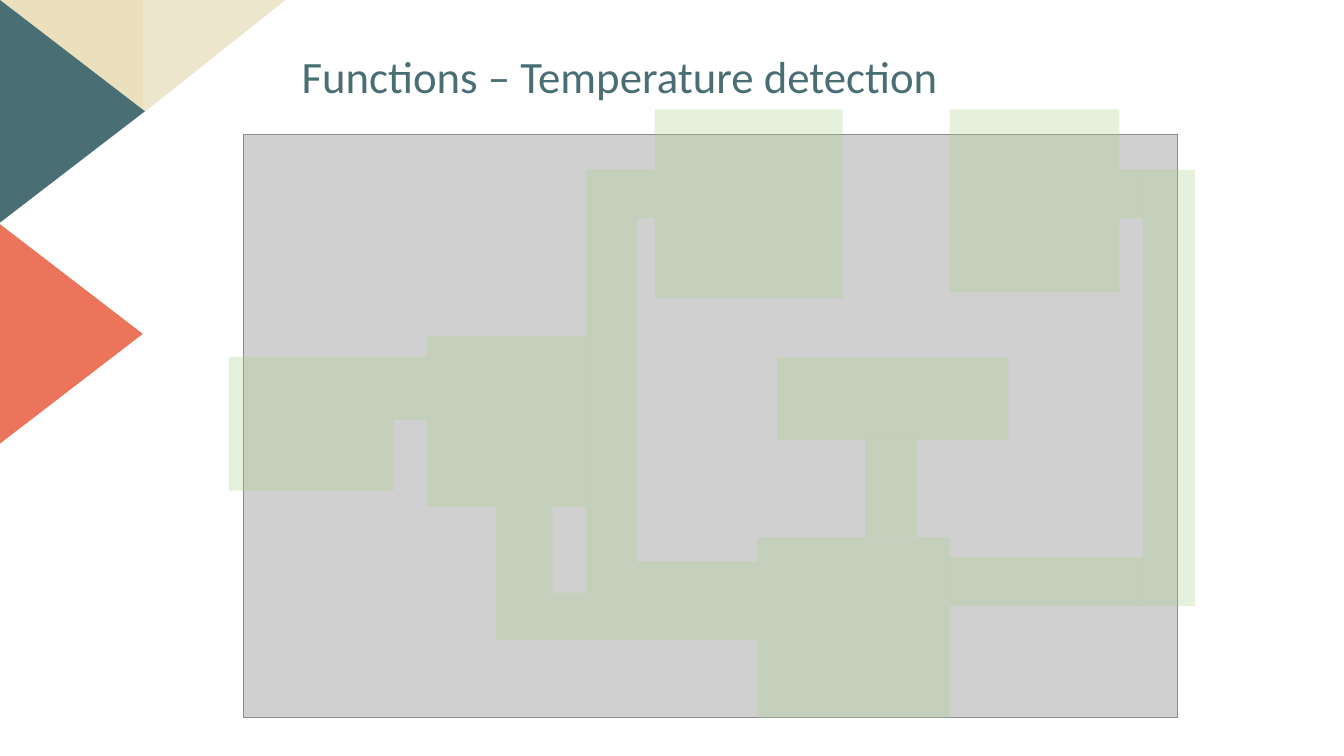
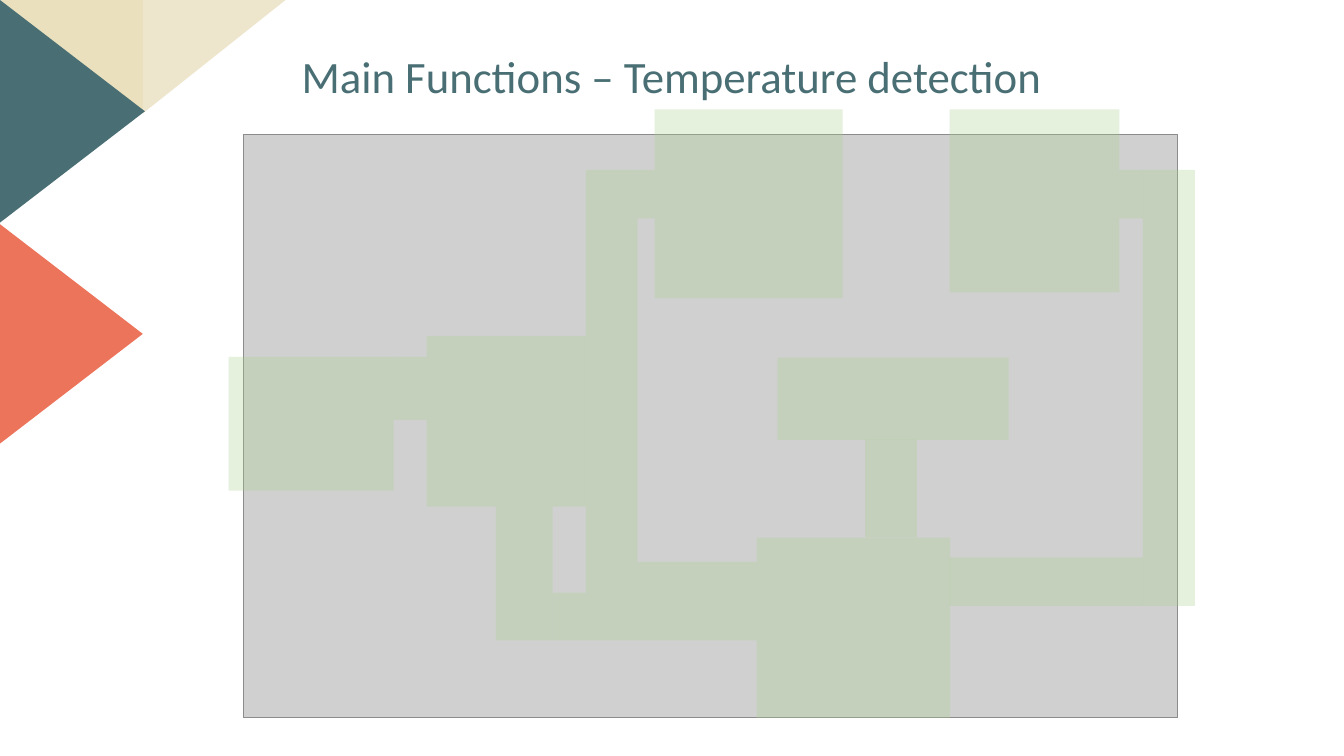
Before and after one commit to KwangwonChoi/CapstoneDesign2, a slide deck: slide 6 of documents/졸프_최종발표.pptx. Drawn at 1344x756 pixels with LibreOffice and Linux fonts; fonts in the diff are those of the drawing; grey boxes stand for pictures. Boxes give left, top, right and bottom in pixels: in the first picture for what was removed or moved away, otherwise in the second. Text is boxed around its words. In the diff, an @@ line names an element or a change of style, - is before the commit and + after.

```diff
--- a/documents/졸프_최종발표.pptx
+++ b/documents/졸프_최종발표.pptx
@@ text at [302, 62, 1040, 100]: text changed @@
-Functions – Temperature detection
+Main Functions – Temperature detection
```
Also in this commit, not shown: 3 other slides changed, 1 other file.
